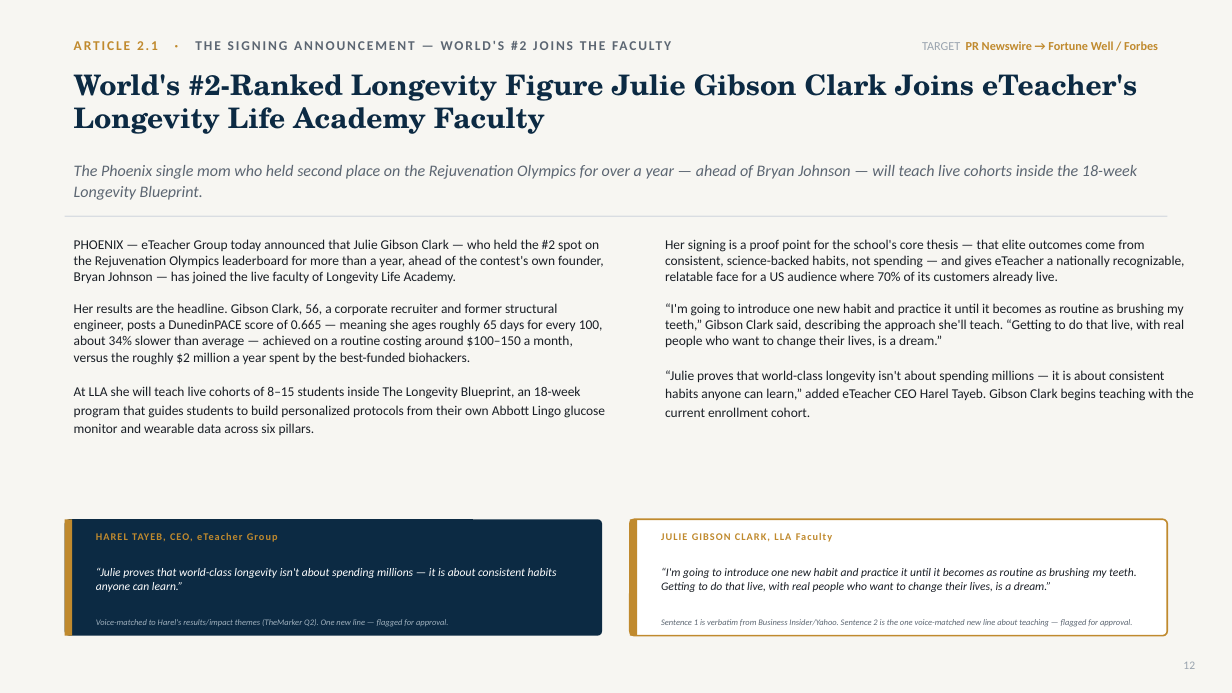
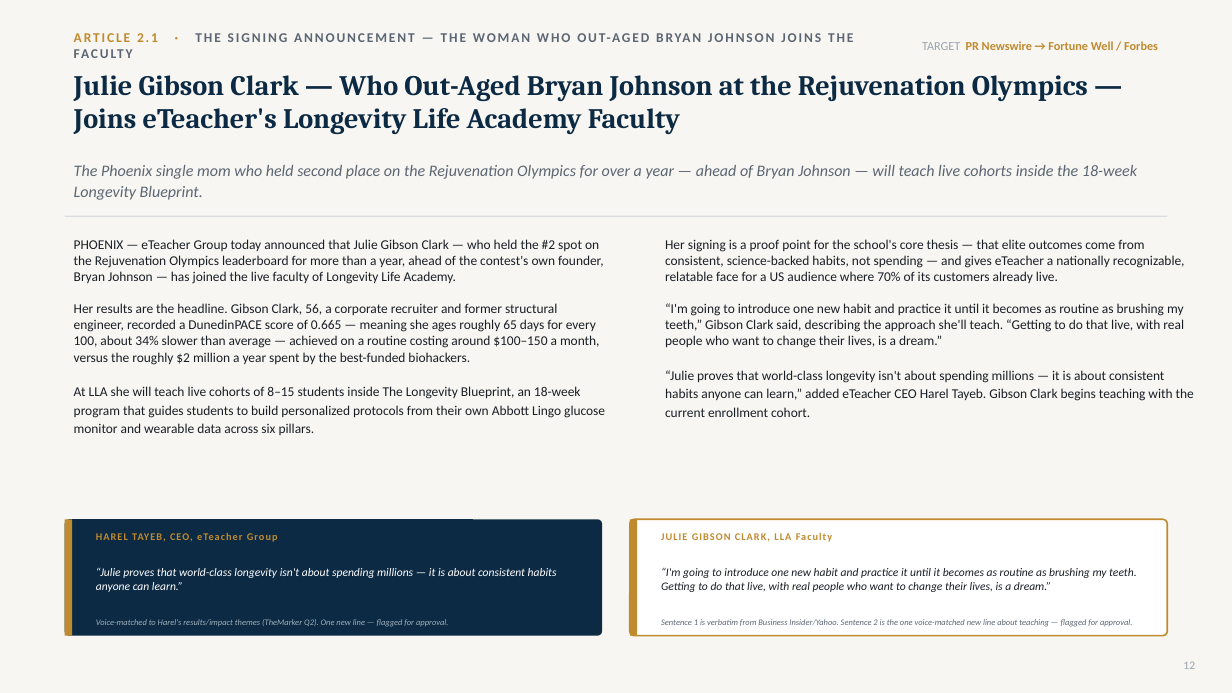
Before and after one commit to gitteromri-ux/eteacher-longevity-pr-campaign, a slide deck: slide 12 of eTeacher_Longevity_PR_Campaign.pptx. Drawn at 1232x693 pixels with LibreOffice and Linux fonts; fonts in the diff are those of the drawing. Boxes give left, top, right and bottom in pixels: in the first picture for what was removed or moved away, otherwise in the second. Text is boxed around its words. In the diff, an @@ line names an element or a change of style, - is before the commit and + after.

```diff
--- a/eTeacher_Longevity_PR_Campaign.pptx
+++ b/eTeacher_Longevity_PR_Campaign.pptx
@@ text at (x1=74, y1=33, x2=158, y2=42): text changed @@
-ARTICLE 2.1 · THE SIGNING ANNOUNCEMENT — WORLD'S #2 JOINS THE FACULTY
+ARTICLE 2.1 · THE SIGNING ANNOUNCEMENT — THE WOMAN WHO OUT-AGED BRYAN JOHNSON JOINS THE FACULTY
@@ text at (x1=74, y1=75, x2=1088, y2=134): text changed; font TeX Gyre Schola to Cambria @@
-World's #2-Ranked Longevity Figure Julie Gibson Clark Joins eTeacher's Longevity Life Academy Faculty
+Julie Gibson Clark — Who Out-Aged Bryan Johnson at the Rejuvenation Olympics — Joins eTeacher's Longevity Life Academy Faculty
@@ text at (x1=74, y1=239, x2=605, y2=435): text changed @@
-PHOENIX — eTeacher Group today announced that Julie Gibson Clark — who held the #2 spot on the Rejuvenation Olympics leaderboard for more than a year, ahead of the contest's own founder, Bryan Johnson — has joined the live faculty of Longevity Life Academy.
-Her results are the headline. Gibson Clark, 56, a corporate recruiter and former structural engineer, posts a DunedinPACE score of 0.665 — meaning she ages roughly 65 days for every 100, about 34% slower than average — achieved on a routine costing around $100–150 a month, versus the roughly $2 million a year spent by the best-funded biohackers.
-At LLA she will teach live cohorts of 8–15 students inside The Longevity Blueprint, an 18-week program that guides students to build personalized protocols from their own Abbott Lingo glucose monitor and wearable data across six pillars.
+PHOENIX — eTeacher Group today announced that Julie Gibson Clark — who held the #2 spot on the Rejuvenation Olympics leaderboard for more than a year, ahead of the contest's own founder, Bryan Johnson — has joined the live faculty of Longevity Life Academy.
+Her results are the headline. Gibson Clark, 56, a corporate recruiter and former structural engineer, recorded a DunedinPACE score of 0.665 — meaning she ages roughly 65 days for every 100, about 34% slower than average — achieved on a routine costing around $100–150 a month, versus the roughly $2 million a year spent by the best-funded biohackers.
+At LLA she will teach live cohorts of 8–15 students inside The Longevity Blueprint, an 18-week program that guides students to build personalized protocols from their own Abbott Lingo glucose monitor and wearable data across six pillars.
```
Also in this commit, not shown: 29 other slides changed.
